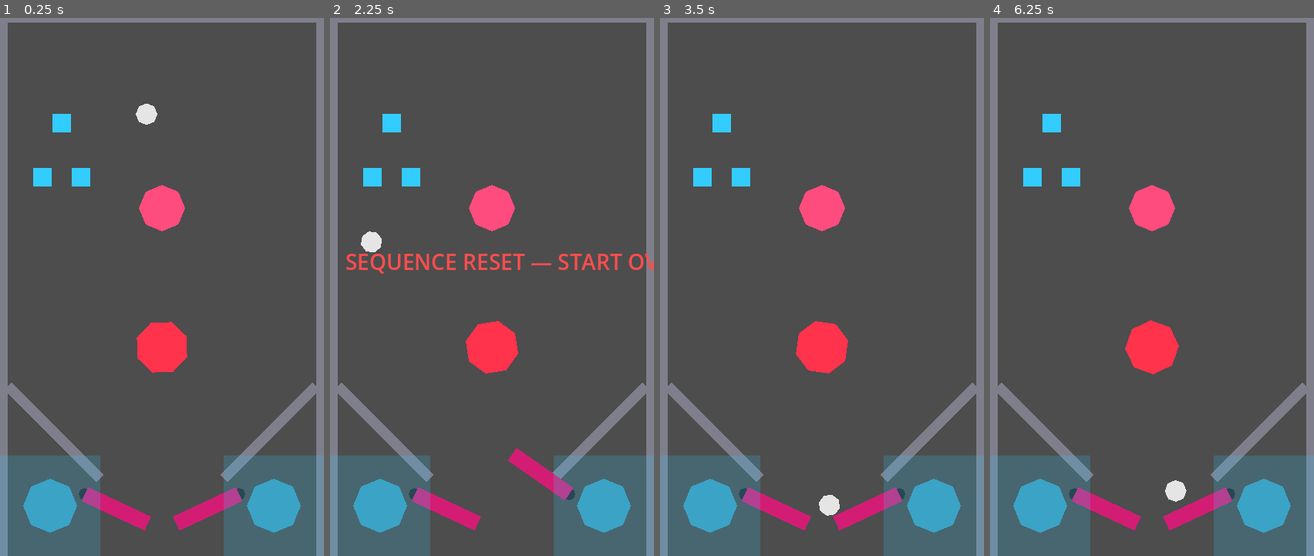
Above: before the commit, frames 1-4 (left to right).
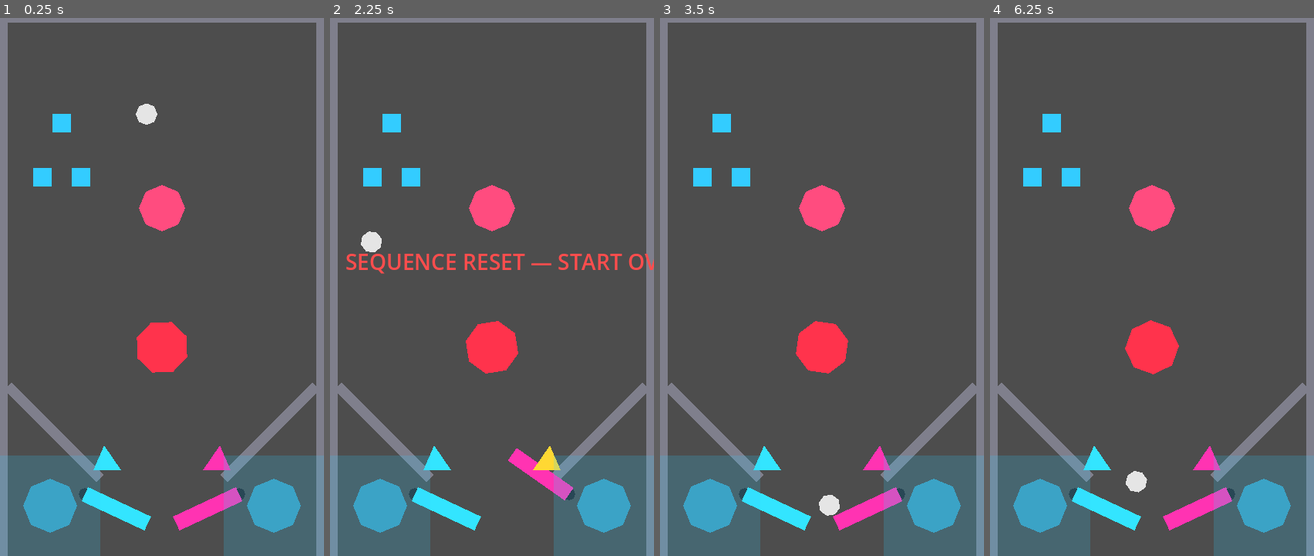
Above: after the commit, the same moments.

Repository: nobody174/pinball-adventure
Game: Godot game, scene res://tables/the_glitch/the_glitch.tscn
Two runs of this game, one before a commit and one after it. Both use one fixed random seed, a clock stepped at 60 frames per second and the inputs below. This scene is started directly instead of the project's main scene.
Inputs (mouse positions are in pixels of both pictures, inside the frame that each line leads up to):
- Up to frame 1 (0.25 s): no input
- Up to frame 2 (2.25 s): tap Enter at 0.5 s; move the mouse to (563, 260) at 0.52 s; hold Right (flip_right) 0.53-1.25 s; tap Up (launch_ball) at 0.6 s; click (563, 260) at 0.67 s; drag from (427, 313) to (492, 206) at 1.27 s; move the mouse to (524, 168) at 2.02 s; hold Right (flip_right) from 2.03 s (still down); hold Shift from 2.03 s (still down)
- Up to frame 3 (3.5 s): release Right (flip_right) at 2.75 s; release Shift at 2.75 s; drag from (805, 394) to (721, 125) at 2.77 s
- Up to frame 4 (6.25 s): move the mouse to (1249, 367) at 3.52 s; hold Left (flip_left) 3.53-4.25 s; tap Ctrl at 3.6 s; drag from (1054, 206) to (1103, 152) at 4.27 s; move the mouse to (1168, 287) at 5.02 s; hold Left (flip_left) 5.03-5.75 s; tap Space (nudge) at 5.1 s; click (1168, 287) at 5.17 s; drag from (1103, 152) to (1087, 313) at 5.77 s

The runs differ from the first frame. In frame 1, 1.6% of the frame differs, in the area x 25-75%, y 79-96%; in frame 2, 1.6%; in frame 3, 1.6%; in frame 4, 2.0%.

Commit message:
feat(glitch): slingshots + neon flipper colors
Last piece of the vertical slice's cheap-but-high-payoff visual/gameplay
list from the phased plan.

- core/physics/slingshot.gd: generic reusable slingshot -- kicks the ball
  in a fixed direction (not radially outward like a bumper) on contact,
  with a cooldown so one pass through can't double-kick.
- the_glitch.tscn: two slingshots placed in the gap between each guide and
  its flipper, plus neon color overrides on the flipper sprites (cyan left,
  magenta right) -- overriding the instanced physics_prototype's nested
  nodes directly rather than editing the shared §10a scene itself.

Added 3 GUT tests for the slingshot logic. Hit a couple of real GDScript/
physics-testing gotchas along the way, both fixed properly rather than
worked around: `:=` can't infer a type from autofree()'s generic return
(needs an explicit type), and apply_central_impulse only takes effect on a
later physics step, not synchronously -- the test now waits physics frames
and isolates gravity's pull during that wait rather than asserting exact
equality against a live physics value.

20/20 tests passing.

Co-Authored-By: Claude Sonnet 5 <noreply@anthropic.com>

Diff:
--- /dev/null
+++ b/core/physics/slingshot.gd
@@ -0,0 +1,37 @@
+extends Area2D
+
+## Generic pinball slingshot: kicks the ball away in a fixed direction on
+## contact (not radially outward like a bumper — the fixed direction plus
+## the angled triangular shape is what makes a slingshot feel different
+## from a bumper). Cooldown prevents a double-kick from one pass through.
+
+signal kicked
+
+@export var kick_direction: Vector2 = Vector2.UP
+@export var kick_strength: float = 500.0
+@export var kick_cooldown_seconds: float = 0.15
+@export var flash_color: Color = Color(1, 1, 1, 1)
+
+var _cooldown_remaining: float = 0.0
+var _base_color: Color
+@onready var _sprite: Polygon2D = $Sprite
+
+func _ready() -> void:
+	_base_color = _sprite.color
+	body_entered.connect(_on_body_entered)
+
+func _physics_process(delta: float) -> void:
+	_cooldown_remaining = maxf(0.0, _cooldown_remaining - delta)
+
+func _on_body_entered(body: Node2D) -> void:
+	if not body is RigidBody2D or _cooldown_remaining > 0.0:
+		return
+	body.apply_central_impulse(kick_direction.normalized() * kick_strength)
+	kicked.emit()
+	_cooldown_remaining = kick_cooldown_seconds
+	_flash()
+
+func _flash() -> void:
+	_sprite.color = flash_color
+	await get_tree().create_timer(0.12).timeout
+	_sprite.color = _base_color
--- a/tables/the_glitch/the_glitch.tscn
+++ b/tables/the_glitch/the_glitch.tscn
@@ -5,9 +5,16 @@
 [ext_resource type="Script" path="res://core/physics/standup_target.gd" id="3_target"]
 [ext_resource type="Script" path="res://tables/the_glitch/the_glitch.gd" id="4_glitch"]
 [ext_resource type="Script" path="res://core/physics/rotating_toy.gd" id="5_toy"]
+[ext_resource type="Script" path="res://core/physics/slingshot.gd" id="6_slingshot"]
 
 [sub_resource type="RectangleShape2D" id="RectangleShape2D_target"]
 size = Vector2(24, 24)
+
+[sub_resource type="ConvexPolygonShape2D" id="ConvexPolygonShape2D_sling_left"]
+points = PackedVector2Array(0, -18, 22, 14, -14, 14)
+
+[sub_resource type="ConvexPolygonShape2D" id="ConvexPolygonShape2D_sling_right"]
+points = PackedVector2Array(0, -18, 14, 14, -22, 14)
 
 [sub_resource type="CircleShape2D" id="CircleShape2D_core_bounce"]
 radius = 35.0
@@ -19,6 +26,12 @@
 script = ExtResource("4_glitch")
 
 [node name="PhysicsPrototype" parent="." instance=ExtResource("2_physics")]
+
+[node name="Sprite" parent="PhysicsPrototype/LeftFlipper" index="1"]
+color = Color(0.2, 0.9, 1, 1)
+
+[node name="Sprite" parent="PhysicsPrototype/RightFlipper" index="1"]
+color = Color(1, 0.2, 0.7, 1)
 
 [node name="ShaderNodeTargets" type="Node2D" parent="."]
 
@@ -78,6 +91,34 @@
 color = Color(1, 0.2, 0.3, 1)
 polygon = PackedVector2Array(35, 0, 24.75, 24.75, 0, 35, -24.75, 24.75, -35, 0, -24.75, -24.75, 0, -35, 24.75, -24.75)
 
+[node name="LeftSlingshot" type="Area2D" parent="."]
+position = Vector2(135, 575)
+script = ExtResource("6_slingshot")
+kick_direction = Vector2(-0.4, -1)
+kick_strength = 450.0
+flash_color = Color(1, 0.85, 0.2, 1)
+
+[node name="CollisionShape2D" type="CollisionShape2D" parent="LeftSlingshot"]
+shape = SubResource("ConvexPolygonShape2D_sling_left")
+
+[node name="Sprite" type="Polygon2D" parent="LeftSlingshot"]
+color = Color(0.2, 0.9, 1, 1)
+polygon = PackedVector2Array(0, -18, 22, 14, -14, 14)
+
+[node name="RightSlingshot" type="Area2D" parent="."]
+position = Vector2(285, 575)
+script = ExtResource("6_slingshot")
+kick_direction = Vector2(0.4, -1)
+kick_strength = 450.0
+flash_color = Color(1, 0.85, 0.2, 1)
+
+[node name="CollisionShape2D" type="CollisionShape2D" parent="RightSlingshot"]
+shape = SubResource("ConvexPolygonShape2D_sling_right")
+
+[node name="Sprite" type="Polygon2D" parent="RightSlingshot"]
+color = Color(1, 0.2, 0.7, 1)
+polygon = PackedVector2Array(0, -18, 14, 14, -22, 14)
+
 [node name="Feedback" type="CanvasLayer" parent="."]
 layer = 10
 
--- /dev/null
+++ b/test/unit/test_slingshot.gd
@@ -0,0 +1,47 @@
+extends GutTest
+
+const SlingshotScript := preload("res://core/physics/slingshot.gd")
+
+func _make_slingshot() -> Area2D:
+	var sling := Area2D.new()
+	sling.set_script(SlingshotScript)
+	sling.kick_direction = Vector2.UP
+	sling.kick_strength = 100.0
+	var sprite := Polygon2D.new()
+	sprite.name = "Sprite"
+	sling.add_child(sprite)
+	add_child_autofree(sling)
+	return sling
+
+func test_kicks_ball_on_contact() -> void:
+	var sling := _make_slingshot()
+	var ball := RigidBody2D.new()
+	ball.gravity_scale = 0.0 ## Isolate the impulse itself from gravity's pull during the waited frames.
+	add_child_autofree(ball) ## Must be in the tree for the physics step to apply the impulse.
+	watch_signals(sling)
+
+	sling._on_body_entered(ball)
+	await wait_physics_frames(3) ## apply_central_impulse only takes effect on a later physics step.
+
+	assert_signal_emitted(sling, "kicked")
+	assert_almost_eq(ball.linear_velocity.y, -100.0, 2.0, "impulse should push the ball up at kick_strength (small tolerance for linear damping over the waited frames)")
+	assert_almost_eq(ball.linear_velocity.x, 0.0, 0.01)
+
+func test_does_not_kick_again_during_cooldown() -> void:
+	var sling := _make_slingshot()
+	sling.kick_cooldown_seconds = 1.0
+	var ball: RigidBody2D = autofree(RigidBody2D.new())
+
+	sling._on_body_entered(ball)
+	watch_signals(sling)
+	sling._on_body_entered(ball) ## Still within cooldown -- should be ignored.
+
+	assert_signal_not_emitted(sling, "kicked")
+
+func test_non_rigidbody_does_not_kick() -> void:
+	var sling := _make_slingshot()
+	watch_signals(sling)
+
+	sling._on_body_entered(autofree(Node2D.new()))
+
+	assert_signal_not_emitted(sling, "kicked")
Not shown, added: core/physics/slingshot.gd.uid
Not shown, added: test/unit/test_slingshot.gd.uid
